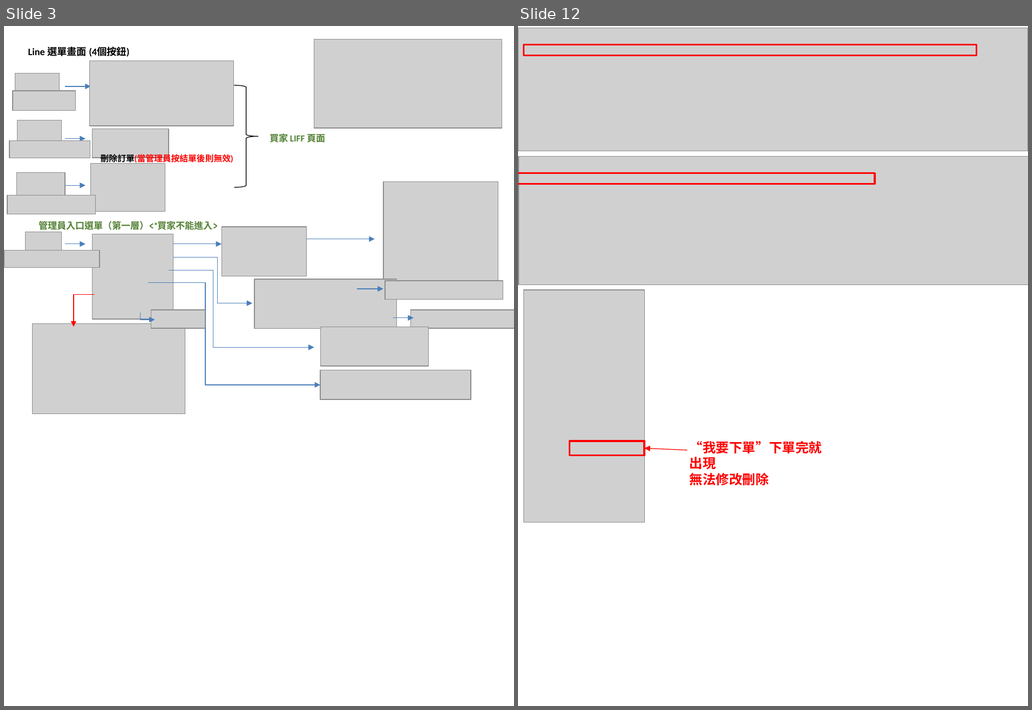
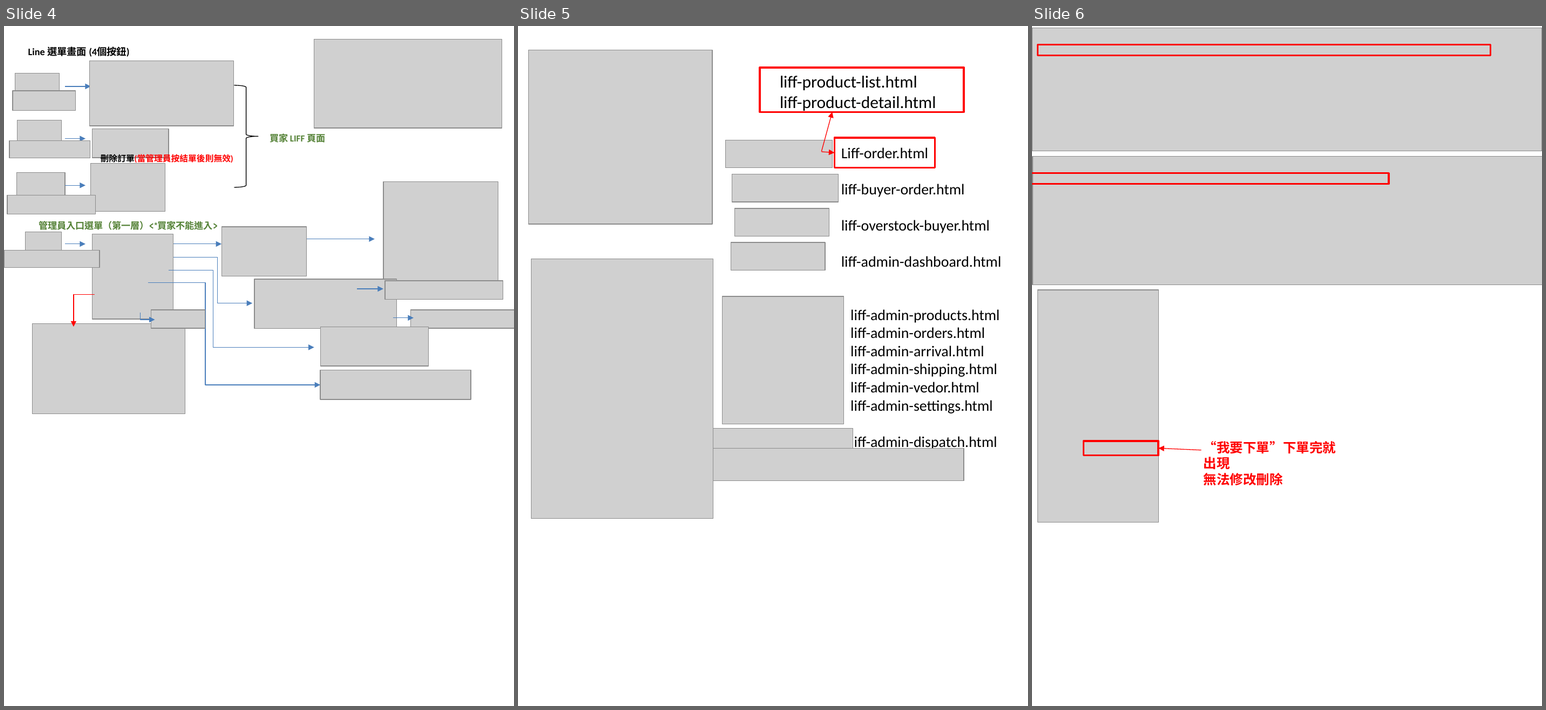
Before and after one commit to tan4598548-bot/line-group-buy-bot, a slide deck: 1-Final/新增 Microsoft PowerPoint 簡報 (5) [自動儲存].pptx. Shown side by side, each under a label of ours: slides 3 and 12 before the commit, slides 4, 5 and 6 after it; the slides between them are not shown. The pictures are 1032x710 and 1546x710 pixels, drawn with LibreOffice and Linux fonts; fonts in the diff are those of the drawing; grey boxes stand for pictures. Boxes give left, top, right and bottom in pixels: in the first picture for what was removed or moved away, otherwise in the second. Text is boxed around its words. In the diff, an @@ line names an element or a change of style, - is before the commit and + after.

```diff
--- a/1-Final/新增 Microsoft PowerPoint 簡報 (5) [自動儲存].pptx
+++ b/1-Final/新增 Microsoft PowerPoint 簡報 (5) [自動儲存].pptx
@@ slide 5 added at bbox=[518, 26, 1028, 706], background #FFFFFF @@
@@ picture added at bbox=[528, 50, 712, 224] @@
@@ rectangle added at bbox=[760, 68, 965, 112], outline #FF0000 2 pt @@
@@ text added at bbox=[780, 76, 936, 112], 18 pt, text #000000 @@
+liff-product-list.html
+liff-product-detail.html
@@ arrow added from (821, 151) to (832, 112), #FF0000 0.75 pt @@
@@ rectangle added at bbox=[834, 138, 935, 167], outline #FF0000 2 pt @@
@@ arrow added from (821, 152) to (834, 152), #FF0000 0.75 pt @@
@@ text added at bbox=[841, 148, 1002, 267], 16 pt, text #000000 @@
+Liff-order.html
+liff-buyer-order.html
+liff-overstock-buyer.html
+liff-admin-dashboard.html
@@ group added at bbox=[725, 140, 838, 270]: 4 pictures @@
@@ picture added at bbox=[531, 259, 713, 520] @@
@@ picture added at bbox=[722, 297, 844, 425] @@
@@ text added at bbox=[851, 310, 1000, 451], 16 pt, text #000000 @@
+liff-admin-products.html
+liff-admin-orders.html
+liff-admin-arrival.html
+liff-admin-shipping.html
+liff-admin-vedor.html
+liff-admin-settings.html
+liff-admin-dispatch.html
@@ picture added at bbox=[713, 429, 853, 460] @@
@@ picture added at bbox=[713, 448, 965, 481] @@
@@ what was slide 3 is now slide 4 @@
@@ what was slide 12 is now slide 6 @@
```
Also in this commit, not shown: 2 other slides added, 9 slides removed, 18 other files.
